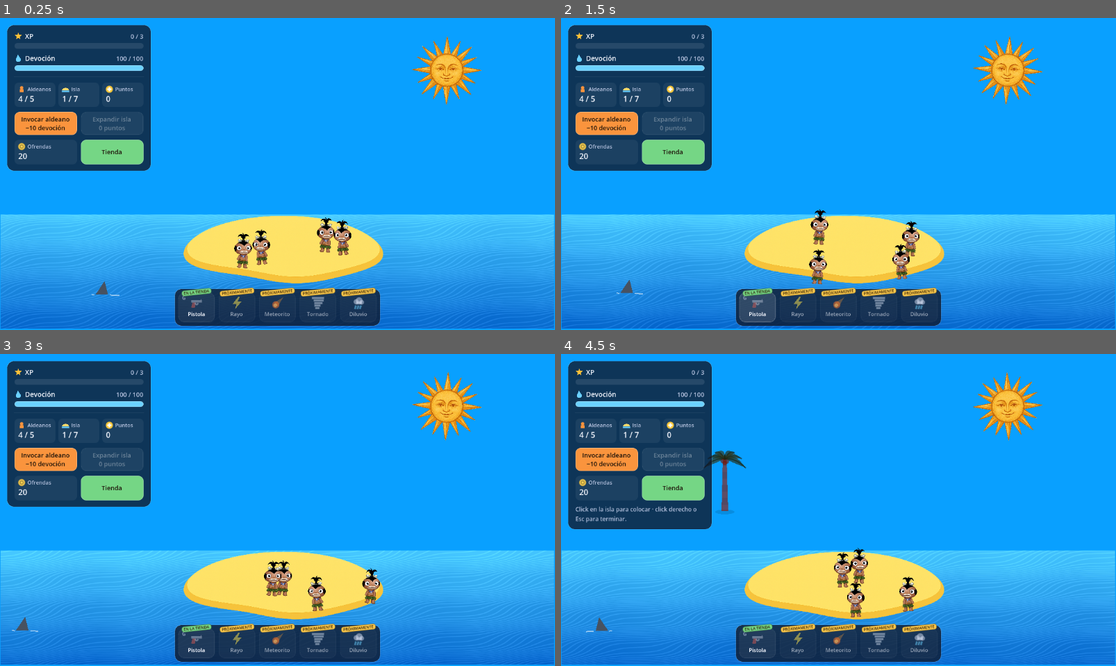
Above: before the commit, frames 1-4 (two rows, left to right).
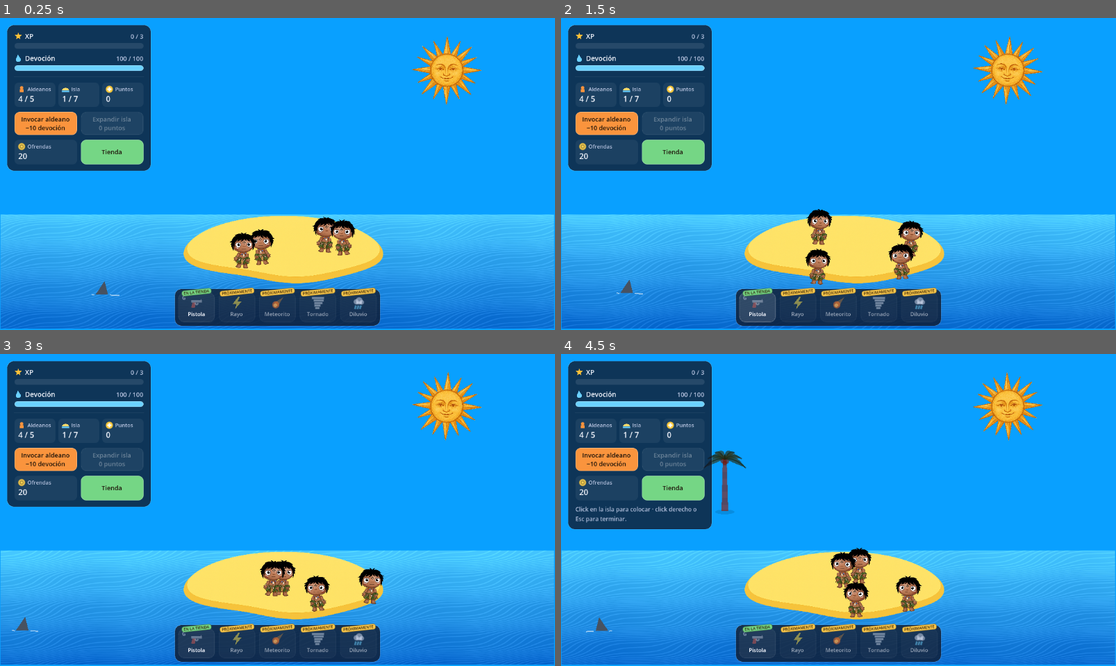
Above: after the commit, the same moments.

Repository: JuliFlorez/godlings
Game: Godot game, scene res://world/world.tscn
The game is run twice, just before and just after one commit, with the same random seed, the same clock (stepped at 60 frames per second) and the same inputs.
Inputs:
- Up to frame 1 (0.25 s): no input
- Up to frame 2 (1.5 s): click "Tienda" at 0.5 s; click "G" at 1.25 s
- Up to frame 3 (3 s): click "Tienda" at 2 s; click "✕" at 2.75 s
- Up to frame 4 (4.5 s): click "G" at 3.5 s; click "Colocar" at 4.25 s

The runs differ from the first frame. In frame 1, 1.1% of the frame differs, in the area x 41-65%, y 63-81%; in frame 2, 1.1%, in the area x 43-66%, y 61-86%; in frame 3, 1.0%; in frame 4, 1.1%.

Commit message:
Replace villager art with new character
Swap villager.png for the new tribal kid design (background cut out and
scaled to the old layout) and refit the skeleton rig: bone positions,
lengths and part polygons/UVs, plus the dead-eye X positions.

Co-Authored-By: Claude Opus 5.5 <noreply@anthropic.com>

Diff:
--- a/actors/villager/villager.tscn
+++ b/actors/villager/villager.tscn
@@ -21,76 +21,76 @@
 position = Vector2(-512, -512)
 
 [node name="Hip" type="Bone2D" parent="Rig/Skeleton2D"]
-position = Vector2(515, 790)
-rest = Transform2D(1, 0, 0, 1, 515, 790)
+position = Vector2(515, 780)
+rest = Transform2D(1, 0, 0, 1, 515, 780)
 auto_calculate_length_and_angle = false
-length = 200.0
+length = 218.0
 bone_angle = -90.0
 
 [node name="LegL" type="Bone2D" parent="Rig/Skeleton2D/Hip"]
-position = Vector2(-60, 32)
-rest = Transform2D(1, 0, 0, 1, -60, 32)
+position = Vector2(-78, 35)
+rest = Transform2D(1, 0, 0, 1, -78, 35)
 auto_calculate_length_and_angle = false
-length = 120.0
+length = 135.0
 bone_angle = 90.0
 
 [node name="Sprite" type="Polygon2D" parent="Rig/Skeleton2D/Hip/LegL"]
 texture = ExtResource("2_g8jkn")
-polygon = PackedVector2Array(-47, -7, 48, -7, 48, 126, -71, 126, -71, 78, -50, 73)
-uv = PackedVector2Array(408, 815, 503, 815, 503, 948, 384, 948, 384, 900, 405, 895)
+polygon = PackedVector2Array(-55, 0, 53, 0, 60, 141, -89, 141, -87, 80, -61, 65)
+uv = PackedVector2Array(382, 815, 490, 815, 497, 956, 348, 956, 350, 895, 376, 880)
 
 [node name="LegR" type="Bone2D" parent="Rig/Skeleton2D/Hip"]
-position = Vector2(63, 32)
-rest = Transform2D(1, 0, 0, 1, 63, 32)
+position = Vector2(65, 35)
+rest = Transform2D(1, 0, 0, 1, 65, 35)
 auto_calculate_length_and_angle = false
-length = 120.0
+length = 135.0
 bone_angle = 90.0
 
 [node name="Sprite" type="Polygon2D" parent="Rig/Skeleton2D/Hip/LegR"]
 texture = ExtResource("2_g8jkn")
-polygon = PackedVector2Array(-50, -7, 47, -7, 50, 73, 68, 81, 68, 126, -48, 126)
-uv = PackedVector2Array(528, 815, 625, 815, 628, 895, 646, 903, 646, 948, 530, 948)
+polygon = PackedVector2Array(-55, 0, 62, 0, 70, 65, 88, 80, 88, 141, -59, 141)
+uv = PackedVector2Array(525, 815, 642, 815, 650, 880, 668, 895, 668, 956, 521, 956)
 
 [node name="Sprite" type="Polygon2D" parent="Rig/Skeleton2D/Hip"]
 texture = ExtResource("2_g8jkn")
-polygon = PackedVector2Array(-103, -214, 103, -214, 103, -128, 109, -85, 125, -45, 149, 10, 149, 46, -149, 46, -149, 10, -123, -45, -107, -85, -101, -128)
-uv = PackedVector2Array(412, 576, 618, 576, 618, 662, 624, 705, 640, 745, 664, 800, 664, 836, 366, 836, 366, 800, 392, 745, 408, 705, 414, 662)
+polygon = PackedVector2Array(-90, -268, 90, -268, 110, -220, 111, -174, 133, -138, 175, -128, 193, -80, 201, 26, 147, 56, 97, 56, 45, 70, -5, 82, -65, 70, -115, 76, -165, 52, -201, 26, -193, -80, -185, -130, -137, -138, -113, -174, -110, -220)
+uv = PackedVector2Array(425, 512, 605, 512, 625, 560, 626, 606, 648, 642, 690, 652, 708, 700, 716, 806, 662, 836, 612, 836, 560, 850, 510, 862, 450, 850, 400, 856, 350, 832, 314, 806, 322, 700, 330, 650, 378, 642, 402, 606, 405, 560)
 
 [node name="ArmL" type="Bone2D" parent="Rig/Skeleton2D/Hip"]
-position = Vector2(-75, -170)
-rest = Transform2D(1, 0, 0, 1, -75, -170)
+position = Vector2(-100, -218)
+rest = Transform2D(1, 0, 0, 1, -100, -218)
 auto_calculate_length_and_angle = false
-length = 135.0
+length = 235.0
 bone_angle = 180.0
 
 [node name="Sprite" type="Polygon2D" parent="Rig/Skeleton2D/Hip/ArmL"]
 texture = ExtResource("2_g8jkn")
-polygon = PackedVector2Array(-142, -34, -60, -37, 6, -37, 6, 38, -142, 38)
-uv = PackedVector2Array(298, 586, 380, 583, 446, 583, 446, 658, 298, 658)
+polygon = PackedVector2Array(7, -40, -85, -42, -140, -65, -193, -65, -237, -44, -239, 52, -175, 57, -153, 94, -110, 94, -101, 51, 7, 51)
+uv = PackedVector2Array(422, 522, 330, 520, 275, 497, 222, 497, 178, 518, 176, 614, 240, 619, 262, 656, 305, 656, 314, 613, 422, 613)
 
 [node name="ArmR" type="Bone2D" parent="Rig/Skeleton2D/Hip"]
-position = Vector2(79, -170)
-rest = Transform2D(1, 0, 0, 1, 79, -170)
+position = Vector2(97, -218)
+rest = Transform2D(1, 0, 0, 1, 97, -218)
 auto_calculate_length_and_angle = false
-length = 135.0
+length = 230.0
 bone_angle = 0.0
 
 [node name="Sprite" type="Polygon2D" parent="Rig/Skeleton2D/Hip/ArmR"]
 texture = ExtResource("2_g8jkn")
-polygon = PackedVector2Array(-4, -37, 66, -37, 150, -34, 150, 38, -4, 38)
-uv = PackedVector2Array(590, 583, 660, 583, 744, 586, 744, 658, 590, 658)
+polygon = PackedVector2Array(-6, -40, 88, -42, 106, -78, 163, -68, 228, -47, 234, 42, 180, 52, 150, 90, 88, 88, 78, 51, -6, 51)
+uv = PackedVector2Array(606, 522, 700, 520, 718, 484, 775, 494, 840, 515, 846, 604, 792, 614, 762, 652, 700, 650, 690, 613, 606, 613)
 
 [node name="Head" type="Bone2D" parent="Rig/Skeleton2D/Hip"]
-position = Vector2(0, -205)
-rest = Transform2D(1, 0, 0, 1, 0, -205)
+position = Vector2(0, -257)
+rest = Transform2D(1, 0, 0, 1, 0, -257)
 auto_calculate_length_and_angle = false
-length = 560.0
+length = 515.0
 bone_angle = -90.0
 
 [node name="Sprite" type="Polygon2D" parent="Rig/Skeleton2D/Hip/Head"]
 texture = ExtResource("2_g8jkn")
-polygon = PackedVector2Array(-245, -570, 233, -570, 233, -2, -245, -2)
-uv = PackedVector2Array(270, 15, 748, 15, 748, 583, 270, 583)
+polygon = PackedVector2Array(-369, -517, 329, -517, 329, -53, 263, -45, 245, -35, 197, -40, 184, -9, 169, 1, -95, 1, -177, 0, -225, -26, -250, -29, -369, -41)
+uv = PackedVector2Array(146, 6, 844, 6, 844, 470, 778, 478, 760, 488, 712, 483, 699, 514, 684, 524, 420, 524, 338, 523, 290, 497, 265, 494, 146, 482)
 
 [node name="CollisionShape2D" type="CollisionShape2D" parent="."]
 position = Vector2(0, -2.5)
--- a/actors/villager/villager_rig.gd
+++ b/actors/villager/villager_rig.gd
@@ -216,13 +216,13 @@
 ## Ojos en X que tapan los ojos del dibujo cuando el aldeano muere.
 class DeadEyes extends Node2D:
 	# Centros de los ojos relativos al pivote del hueso Head (px de villager.png)
-	const EYES := [Vector2(-114, -165), Vector2(135, -173)]
+	const EYES := [Vector2(-139, -185), Vector2(154, -193)]
 	const WHITE := Color(0.98, 0.98, 1.0)
 	const INK := Color(0.2, 0.09, 0.05)
 
 	func _draw() -> void:
 		for e: Vector2 in EYES:
-			draw_circle(e, 46.0, WHITE, true, -1.0, true)
-			var d := 26.0
+			draw_circle(e, 56.0, WHITE, true, -1.0, true)
+			var d := 30.0
 			draw_line(e + Vector2(-d, -d), e + Vector2(d, d), INK, 18.0, true)
 			draw_line(e + Vector2(-d, d), e + Vector2(d, -d), INK, 18.0, true)
Binary file changed: actors/villager/villager.png
